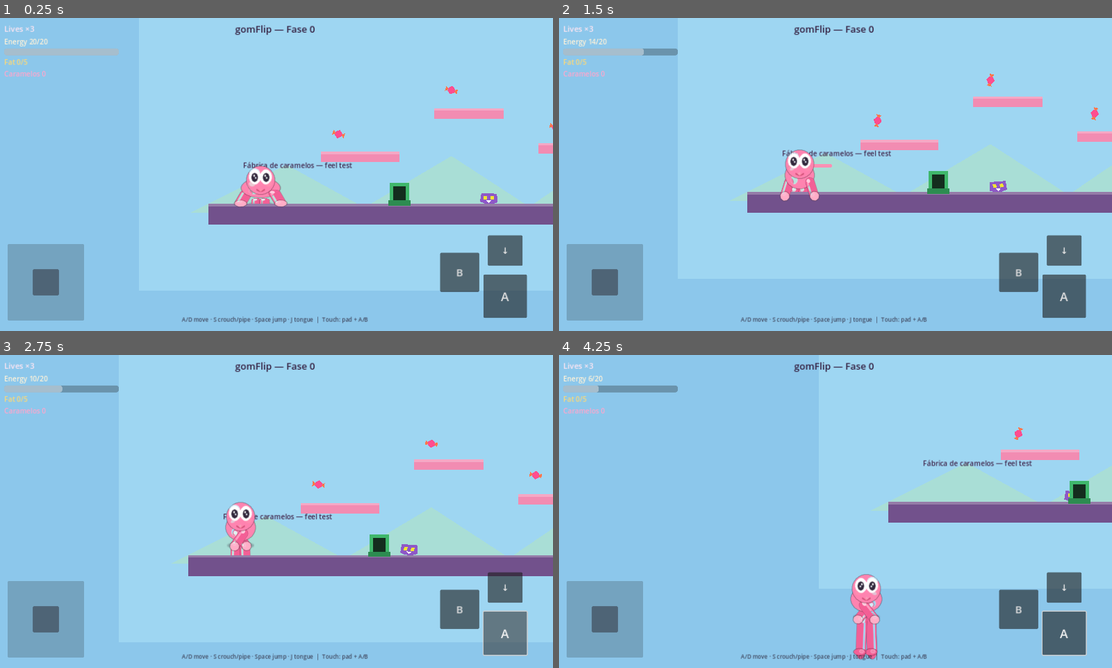
Above: before the commit, frames 1-4 (two rows, left to right).
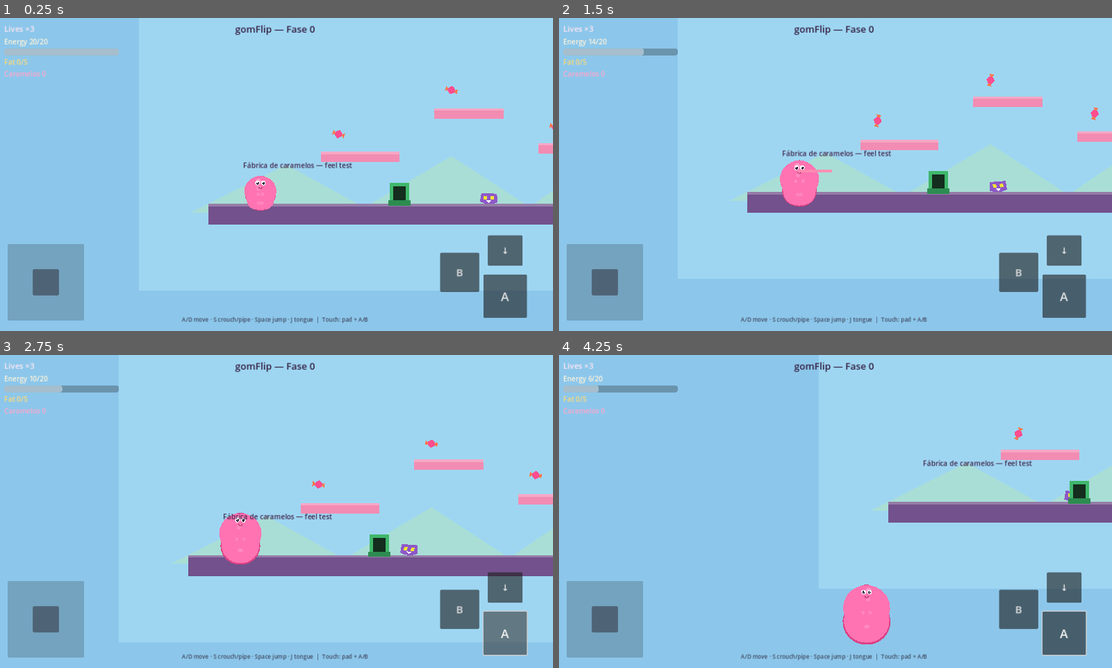
Above: after the commit, the same moments.

Repository: InversorIbex/plopflip
Game: Godot game, scene res://scenes/main.tscn
Two runs of this game, one before a commit and one after it. Both use one fixed random seed, a clock stepped at 60 frames per second and the inputs below.
Inputs (mouse positions are in pixels of both pictures, inside the frame that each line leads up to):
- Up to frame 1 (0.25 s): no input
- Up to frame 2 (1.5 s): drag from (835, 174) to (995, 83) at 0.52 s; drag from (724, 190) to (879, 121) at 1.27 s
- Up to frame 3 (2.75 s): click "A" at 2 s
- Up to frame 4 (4.25 s): move the mouse to (890, 442) at 2.77 s; hold A (move_left) 2.78-3.5 s; tap E (interact) at 2.85 s; tap Space (jump) at 3.05 s; drag from (807, 574) to (973, 480) at 3.52 s

The runs differ from the first frame. In frame 1, 0.7% of the frame differs, in the area x 42-53%, y 47-62%; in frame 2, 0.9%; in frame 3, 1.0%; in frame 4, 1.5%, in the area x 51-60%, y 70-98%.

Commit message:
Unify gummy into one deforming jelly silhouette
Replace separate capsule sprites with a continuous jelly body
driven by metaball envelopes (same-color fused fill). Limb stretch
springs still deform arm/leg lobes of the same mass.

Co-authored-by: Inversor_IBEX <InversorIbex@users.noreply.github.com>

Diff:
--- a/scenes/player/player.tscn
+++ b/scenes/player/player.tscn
@@ -1,13 +1,8 @@
-[gd_scene load_steps=12 format=3 uid="uid://gomflip_player"]
+[gd_scene load_steps=7 format=3 uid="uid://gomflip_player"]
 
 [ext_resource type="Script" path="res://scripts/player.gd" id="1_player"]
-[ext_resource type="Texture2D" path="res://assets/player/shadow.png" id="2_shadow"]
-[ext_resource type="Texture2D" path="res://assets/player/leg.png" id="3_leg"]
-[ext_resource type="Texture2D" path="res://assets/player/foot.png" id="4_foot"]
-[ext_resource type="Texture2D" path="res://assets/player/torso.png" id="5_torso"]
-[ext_resource type="Texture2D" path="res://assets/player/arm.png" id="6_arm"]
-[ext_resource type="Texture2D" path="res://assets/player/hand.png" id="7_hand"]
-[ext_resource type="Texture2D" path="res://assets/player/head.png" id="8_head"]
+[ext_resource type="Script" path="res://scripts/jelly_body.gd" id="2_jelly"]
+[ext_resource type="Texture2D" path="res://assets/player/shadow.png" id="3_shadow"]
 
 [sub_resource type="RectangleShape2D" id="RectStand"]
 size = Vector2(30, 56)
@@ -36,80 +31,13 @@
 [node name="Visual" type="Node2D" parent="."]
 
 [node name="Shadow" type="Sprite2D" parent="Visual"]
-z_index = -1
+z_index = -2
 position = Vector2(0, 2)
-texture = ExtResource("2_shadow")
+texture = ExtResource("3_shadow")
 
-[node name="Hip" type="Node2D" parent="Visual"]
-position = Vector2(0, -20)
-
-[node name="LegL" type="Node2D" parent="Visual/Hip"]
-position = Vector2(-8, 0)
-z_index = -1
-
-[node name="Limb" type="Sprite2D" parent="Visual/Hip/LegL"]
-centered = false
-offset = Vector2(-18, 0)
-texture = ExtResource("3_leg")
-
-[node name="Foot" type="Sprite2D" parent="Visual/Hip/LegL"]
-position = Vector2(2, 52)
-texture = ExtResource("4_foot")
-
-[node name="LegR" type="Node2D" parent="Visual/Hip"]
-position = Vector2(8, 0)
-z_index = -1
-
-[node name="Limb" type="Sprite2D" parent="Visual/Hip/LegR"]
-centered = false
-offset = Vector2(-18, 0)
-texture = ExtResource("3_leg")
-
-[node name="Foot" type="Sprite2D" parent="Visual/Hip/LegR"]
-position = Vector2(2, 52)
-texture = ExtResource("4_foot")
-
-[node name="Torso" type="Node2D" parent="Visual"]
-position = Vector2(0, -34)
-z_index = 1
-
-[node name="Body" type="Sprite2D" parent="Visual/Torso"]
-texture = ExtResource("5_torso")
-
-[node name="ArmL" type="Node2D" parent="Visual/Torso"]
-position = Vector2(-16, -2)
-rotation = 0.35
-z_index = -1
-
-[node name="Limb" type="Sprite2D" parent="Visual/Torso/ArmL"]
-centered = false
-offset = Vector2(-17, 0)
-texture = ExtResource("6_arm")
-
-[node name="Hand" type="Sprite2D" parent="Visual/Torso/ArmL"]
-position = Vector2(0, 46)
-texture = ExtResource("7_hand")
-
-[node name="ArmR" type="Node2D" parent="Visual/Torso"]
-position = Vector2(16, -2)
-rotation = -0.35
-z_index = 2
-
-[node name="Limb" type="Sprite2D" parent="Visual/Torso/ArmR"]
-centered = false
-offset = Vector2(-17, 0)
-texture = ExtResource("6_arm")
-
-[node name="Hand" type="Sprite2D" parent="Visual/Torso/ArmR"]
-position = Vector2(0, 46)
-texture = ExtResource("7_hand")
-
-[node name="Head" type="Node2D" parent="Visual/Torso"]
-position = Vector2(0, -22)
-z_index = 3
-
-[node name="Sprite" type="Sprite2D" parent="Visual/Torso/Head"]
-texture = ExtResource("8_head")
+[node name="JellyBody" type="Node2D" parent="Visual"]
+z_index = 0
+script = ExtResource("2_jelly")
 
 [node name="Tongue" type="Area2D" parent="."]
 position = Vector2(0, -48)
--- a/scripts/demo_capture.gd
+++ b/scripts/demo_capture.gd
@@ -37,15 +37,15 @@
 			# Wait until settled idle (not landing squash)
 			player.set_touch_axis(0.0)
 			if timer > 0.7 and player.is_on_floor() and float(player.leg_len) > 0.85:
-				_save("10_kawaii_idle")
+				_save("20_unified_idle")
 				_advance()
 			elif timer > 1.5:
-				_save("10_kawaii_idle")
+				_save("20_unified_idle")
 				_advance()
 		1:
 			player.set_touch_axis(1.0)
 			if timer > 1.0:
-				_save("11_kawaii_run")
+				_save("21_unified_run")
 				_advance()
 		2:
 			player.set_touch_axis(0.15)
@@ -55,10 +55,9 @@
 				player.press_jump()
 			var leg := float(player.leg_len)
 			if timer > 0.18 and not player.is_on_floor() and leg >= 1.2:
-				_save("12_kawaii_jump")
+				_save("22_unified_jump")
 				_advance()
 			elif timer > 0.85:
-				# High enough that long legs stay clearly off the ground
 				player.global_position = Vector2(240, -220)
 				player.velocity = Vector2(20, -180)
 				player.leg_len = 1.9
@@ -67,7 +66,7 @@
 				player.arm_len_vel = 0.0
 				player.torso_sy = 1.1
 				player.is_crouching = false
-				pending_shot = "12_kawaii_jump"
+				pending_shot = "22_unified_jump"
 		3:
 			player.set_touch_axis(0.35)
 			if timer > 1.0:
@@ -86,23 +85,23 @@
 			player.set_touch_down(true)
 			var leg := float(player.leg_len)
 			if timer > 0.6 and leg <= 0.65:
-				_save("13_kawaii_crouch")
+				_save("23_unified_crouch")
 				player.set_touch_down(false)
 				_advance()
 			elif timer > 1.4:
-				_save("13_kawaii_crouch")
+				_save("23_unified_crouch")
 				player.set_touch_down(false)
 				_advance()
 		5:
 			player.set_touch_axis(1.0)
 			if timer > 0.8:
 				player.press_tongue()
-				_save("14_kawaii_tongue")
+				_save("24_unified_tongue")
 				_advance()
 		6:
 			player.set_touch_axis(1.0)
 			if timer > 1.2:
-				_save("15_kawaii_stage")
+				_save("25_unified_stage")
 				_advance()
 		7:
 			print("DEMO: complete shots=", shots, " dir=", out_dir)
--- /dev/null
+++ b/scripts/jelly_body.gd
@@ -0,0 +1,156 @@
+extends Node2D
+## Unified jelly: overlapping same-color radial metaball envelopes (no part seams).
+
+@export var jelly_color := Color(1.0, 0.45, 0.7, 1.0)
+@export var jelly_deep := Color(0.86, 0.26, 0.52, 1.0)
+
+var head_c: Vector2 = Vector2(0, -52)
+var torso_c: Vector2 = Vector2(0, -34)
+var hip_c: Vector2 = Vector2(0, -20)
+var shoulder_l: Vector2 = Vector2(-14, -38)
+var shoulder_r: Vector2 = Vector2(14, -38)
+var hand_l: Vector2 = Vector2(-22, -10)
+var hand_r: Vector2 = Vector2(22, -10)
+var foot_l: Vector2 = Vector2(-8, 2)
+var foot_r: Vector2 = Vector2(8, 2)
+
+var head_r: float = 15.0
+var torso_rx: float = 12.0
+var torso_ry: float = 12.0
+var limb_r: float = 6.0
+var fat_w: float = 1.0
+
+var _disks_cache: Array = []
+
+
+func set_pose(
+	p_head: Vector2, p_torso: Vector2, p_hip: Vector2,
+	p_sh_l: Vector2, p_sh_r: Vector2,
+	p_hand_l: Vector2, p_hand_r: Vector2,
+	p_foot_l: Vector2, p_foot_r: Vector2,
+	p_head_r: float, p_torso_rx: float, p_torso_ry: float,
+	p_limb_r: float, p_fat: float
+) -> void:
+	head_c = p_head
+	torso_c = p_torso
+	hip_c = p_hip
+	shoulder_l = p_sh_l
+	shoulder_r = p_sh_r
+	hand_l = p_hand_l
+	hand_r = p_hand_r
+	foot_l = p_foot_l
+	foot_r = p_foot_r
+	head_r = p_head_r
+	torso_rx = p_torso_rx
+	torso_ry = p_torso_ry
+	limb_r = p_limb_r
+	fat_w = p_fat
+	_disks_cache = _build_disks()
+	queue_redraw()
+
+
+func _build_disks() -> Array:
+	var d: Array = []
+	var fw := fat_w
+	var hr := head_r * fw
+	var tr := maxf(torso_rx, torso_ry) * fw
+	var lr := limb_r * fw
+	d.append([head_c, hr])
+	d.append([torso_c, tr])
+	d.append([hip_c, 8.0 * fw])
+	_add_bone(d, head_c, torso_c, (hr + tr) * 0.4, 5)
+	_add_bone(d, torso_c, hip_c, 9.0 * fw, 5)
+	_add_bone(d, shoulder_l, hand_l, lr, 12)
+	_add_bone(d, shoulder_r, hand_r, lr, 12)
+	_add_bone(d, hip_c + Vector2(-6, 2), foot_l, lr * 1.05, 13)
+	_add_bone(d, hip_c + Vector2(6, 2), foot_r, lr * 1.05, 13)
+	d.append([hand_l, lr * 1.2])
+	d.append([hand_r, lr * 1.2])
+	d.append([foot_l, lr * 1.3])
+	d.append([foot_r, lr * 1.3])
+	return d
+
+
+func _add_bone(d: Array, a: Vector2, b: Vector2, radius: float, steps: int) -> void:
+	for i in range(steps + 1):
+		var t := float(i) / float(steps)
+		d.append([a.lerp(b, t), radius * (1.0 + 0.1 * sin(t * PI))])
+
+
+func _envelope(origin: Vector2, disks: Array, bins: int = 40) -> PackedVector2Array:
+	# Support-function envelope of disk union (star-shaped from origin)
+	var best: PackedFloat32Array
+	best.resize(bins)
+	for i in bins:
+		best[i] = 2.0
+	for disk in disks:
+		var c: Vector2 = disk[0]
+		var r: float = disk[1]
+		var to := c - origin
+		for i in bins:
+			var ang := TAU * float(i) / float(bins)
+			var dir := Vector2(cos(ang), sin(ang))
+			var s := to.dot(dir) + r
+			if s > best[i]:
+				best[i] = s
+	var pts := PackedVector2Array()
+	for i in bins:
+		var ang := TAU * float(i) / float(bins)
+		pts.append(origin + Vector2(cos(ang), sin(ang)) * best[i])
+	return pts
+
+
+func _draw() -> void:
+	if _disks_cache.is_empty():
+		_disks_cache = _build_disks()
+	var disks := _disks_cache
+	var deep := Color(jelly_deep.r, jelly_deep.g, jelly_deep.b, 1.0)
+	var fill := Color(jelly_color.r, jelly_color.g, jelly_color.b, 1.0)
+
+	# Multiple envelopes from key anchors, SAME opaque color → visually one fused mass
+	# Body+head+arms from torso; each leg from its own foot so crotch can exist via overlap
+	var body_e := _envelope(torso_c, disks, 44)
+	var leg_l_e := _envelope(foot_l.lerp(hip_c, 0.35), disks, 36)
+	var leg_r_e := _envelope(foot_r.lerp(hip_c, 0.35), disks, 36)
+	var arm_l_e := _envelope(hand_l.lerp(shoulder_l, 0.4), disks, 32)
+	var arm_r_e := _envelope(hand_r.lerp(shoulder_r, 0.4), disks, 32)
+
+	# Deep rim (slight inflate of body)
+	var rim := PackedVector2Array()
+	for p in body_e:
+		rim.append(torso_c + (p - torso_c) * 1.05)
+	draw_colored_polygon(rim, deep)
+	draw_colored_polygon(leg_l_e, deep)
+	draw_colored_polygon(leg_r_e, deep)
+
+	# Main gel fill — identical color erases seams where envelopes overlap
+	draw_colored_polygon(body_e, fill)
+	draw_colored_polygon(leg_l_e, fill)
+	draw_colored_polygon(leg_r_e, fill)
+	draw_colored_polygon(arm_l_e, fill)
+	draw_colored_polygon(arm_r_e, fill)
+
+	# Soft volume highlights (gradients of the same jelly)
+	draw_circle(head_c + Vector2(-4, -3), head_r * 0.42, Color(1, 1, 1, 0.32))
+	draw_circle(torso_c + Vector2(-3, -2), torso_rx * 0.4, Color(1, 0.88, 0.94, 0.2))
+	draw_circle(hand_l.lerp(shoulder_l, 0.45), limb_r * 0.7, Color(1, 1, 1, 0.14))
+	draw_circle(hand_r.lerp(shoulder_r, 0.45), limb_r * 0.7, Color(1, 1, 1, 0.14))
+	draw_circle(foot_l.lerp(hip_c, 0.4), limb_r * 0.75, Color(1, 1, 1, 0.12))
+	draw_circle(foot_r.lerp(hip_c, 0.4), limb_r * 0.75, Color(1, 1, 1, 0.12))
+
+	_draw_face()
+
+
+func _draw_face() -> void:
+	var c := head_c
+	draw_circle(c + Vector2(-7.5, 3), 2.7, Color(1.0, 0.55, 0.7, 0.45))
+	draw_circle(c + Vector2(7.5, 3), 2.7, Color(1.0, 0.55, 0.7, 0.45))
+	for side in [-1.0, 1.0]:
+		var e := c + Vector2(side * 5.6, -0.4)
+		draw_circle(e, 4.5, Color(1, 1, 1, 1))
+		draw_circle(e + Vector2(0.3, 0.5), 2.65, Color(0.18, 0.12, 0.22, 1))
+		draw_circle(e + Vector2(-1.35, -1.2), 1.2, Color(1, 1, 1, 1))
+		draw_circle(e + Vector2(1.0, 0.9), 0.6, Color(1, 1, 1, 0.8))
+	var smile_c := c + Vector2(0, 6.3)
+	draw_arc(smile_c, 3.5, deg_to_rad(28), deg_to_rad(152), 10, Color(0.75, 0.25, 0.45, 1), 1.5, true)
+	draw_circle(smile_c + Vector2(0, 2.1), 1.2, Color(1.0, 0.55, 0.7, 0.9))
--- a/scripts/player.gd
+++ b/scripts/player.gd
@@ -1,5 +1,5 @@
 extends CharacterBody2D
-## Stretchy biped gummy — limbs lengthen/shorten (GDD §2, §8.4).
+## Stretchy unified jelly — continuous silhouette, limb length springs (GDD §2, §8.4).
 
 const SPEED := 220.0
 const JUMP_VELOCITY := -420.0
@@ -12,29 +12,14 @@
 const INVULN_TIME := 1.0
 
 @onready var visual: Node2D = $Visual
-@onready var hip: Node2D = $Visual/Hip
-@onready var torso: Node2D = $Visual/Torso
-@onready var head: Node2D = $Visual/Torso/Head
-@onready var leg_l: Node2D = $Visual/Hip/LegL
-@onready var leg_r: Node2D = $Visual/Hip/LegR
-@onready var arm_l: Node2D = $Visual/Torso/ArmL
-@onready var arm_r: Node2D = $Visual/Torso/ArmR
-@onready var foot_l: Node2D = $Visual/Hip/LegL/Foot
-@onready var foot_r: Node2D = $Visual/Hip/LegR/Foot
-@onready var hand_l: Node2D = $Visual/Torso/ArmL/Hand
-@onready var hand_r: Node2D = $Visual/Torso/ArmR/Hand
+@onready var jelly: Node2D = $Visual/JellyBody
 @onready var body_shape: CollisionShape2D = $CollisionShape2D
 @onready var crouch_shape: CollisionShape2D = $CrouchShape
 @onready var tongue: Area2D = $Tongue
 @onready var tongue_visual: Line2D = $Tongue/TongueLine
 @onready var tongue_tip: CollisionShape2D = $Tongue/Tip
 
-const LEG_REST_LEN := 52.0
-const ARM_REST_LEN := 46.0
-const HIP_BASE_Y := -20.0
-const TORSO_BASE_Y := -34.0
-const HEAD_BASE_Y := -22.0
-const VISUAL_SIZE := 1.15
+const VISUAL_SIZE := 1.2
 
 var facing: float = 1.0
 var coyote_timer: float = 0.0
@@ -48,7 +33,7 @@
 var land_squash: float = 0.0
 var run_phase: float = 0.0
 
-## Limb springs (length scale along local Y). 1.0 = rest length.
+## Limb springs (length scale). 1.0 = rest.
 var leg_len: float = 1.0
 var leg_len_vel: float = 0.0
 var arm_len: float = 1.0
@@ -58,8 +43,11 @@
 var torso_sx: float = 1.0
 var torso_sx_vel: float = 0.0
 var hip_y_offset: float = 0.0
-
-## Virtual / touch overrides from HUD
+var arm_swing: float = 0.0
+var leg_swing: float = 0.0
+var leg_l_y: float = 1.0
+var leg_r_y: float = 1.0
+
 var touch_axis: float = 0.0
 var touch_down: bool = false
 var touch_jump_pressed: bool = false
@@ -154,23 +142,19 @@
 	if _jump_just():
 		jump_buffer_timer = JUMP_BUFFER
 	touch_jump_pressed = false
-
 	if jump_buffer_timer <= 0.0:
 		return
-
 	if coyote_timer > 0.0 and not is_crouching:
 		if GameState.spend_energy(GameState.COST_JUMP):
 			velocity.y = JUMP_VELOCITY * GameState.jump_mult()
 			coyote_timer = 0.0
 			jump_buffer_timer = 0.0
 			can_double_jump = true
-			# Prep compress then air stretch impulse on legs
 			leg_len = 0.55
 			leg_len_vel = 4.5
 			torso_sy = 0.85
 			torso_sx = 1.2
 		return
-
 	if can_double_jump and not is_on_floor() and not GameState.is_low_energy():
 		if GameState.spend_energy(GameState.COST_DOUBLE_JUMP):
 			velocity.y = DOUBLE_JUMP_VELOCITY * GameState.jump_mult()
@@ -196,7 +180,6 @@
 		if tongue_timer <= 0.0:
 			_end_tongue()
 		return
-
 	if _tongue_just():
 		touch_tongue_pressed = false
 		if GameState.spend_energy(GameState.COST_TONGUE):
@@ -232,30 +215,26 @@
 	var target_torso_y := 1.0
 	var target_torso_x := 1.0
 	var target_hip_y := 0.0
-	var arm_swing := 0.0
-	var leg_swing := 0.0
+	arm_swing = 0.0
+	leg_swing = 0.0
 
 	if is_crouching:
-		# Short thick legs, readable head/torso still person-shaped
-		target_leg = 0.45
-		target_arm = 0.8
-		target_torso_y = 0.88
-		target_torso_x = 1.18
-		target_hip_y = 8.0
-		arm_swing = 0.7
+		target_leg = 0.42
+		target_arm = 0.78
+		target_torso_y = 0.86
+		target_torso_x = 1.2
+		target_hip_y = 10.0
+		arm_swing = 0.75
 	elif not is_on_floor():
-		# Air: legs clearly elongate (jump up + long fall)
 		var up := clampf(-velocity.y / 380.0, 0.0, 1.0)
 		var fall := clampf(velocity.y / 480.0, 0.0, 1.0)
 		target_leg = 1.05 + up * 0.95 + fall * 0.7
 		target_arm = 1.0 + up * 0.55 + fall * 0.2
 		target_torso_y = 1.0 + up * 0.18 - fall * 0.06
 		target_torso_x = 1.0 - up * 0.1 + fall * 0.06
-		# Arms lift / reach; keep angle readable (not full T-pose)
-		arm_swing = -0.9 - up * 0.25
+		arm_swing = -0.85 - up * 0.25
 		leg_swing = 0.12
 	else:
-		# Ground: run stride lengthens trailing / leading legs alternately
 		var moving := absf(velocity.x) > 20.0
 		if moving:
 			var stride := sin(run_phase)
@@ -264,7 +243,6 @@
 			target_leg = 1.0 + absf(stride) * 0.22
 			target_arm = 1.0 + absf(stride) * 0.12
 			target_torso_y = 1.0 - absf(stride) * 0.04
-		# Landing squash compresses legs hard
 		if land_squash > 0.05:
 			target_leg = lerpf(target_leg, 0.45, land_squash)
 			target_torso_y = lerpf(target_torso_y, 0.78, land_squash)
@@ -274,71 +252,84 @@
 	var leg_s := _spring_toward(leg_len, leg_len_vel, target_leg, 95.0, 12.0, delta)
 	leg_len = clampf(leg_s.x, 0.28, 2.0)
 	leg_len_vel = leg_s.y
-
 	var arm_s := _spring_toward(arm_len, arm_len_vel, target_arm, 80.0, 11.0, delta)
 	arm_len = clampf(arm_s.x, 0.45, 1.65)
 	arm_len_vel = arm_s.y
-
 	var ty := _spring_toward(torso_sy, torso_sy_vel, target_torso_y, 65.0, 11.0, delta)
 	torso_sy = clampf(ty.x, 0.55, 1.4)
 	torso_sy_vel = ty.y
-
 	var tx := _spring_toward(torso_sx, torso_sx_vel, target_torso_x, 65.0, 11.0, delta)
 	torso_sx = clampf(tx.x, 0.7, 1.45)
 	torso_sx_vel = tx.y
-
 	hip_y_offset = move_toward(hip_y_offset, target_hip_y, delta * 80.0)
 
-	# Facing / fat width on root only (limbs stretch separately)
-	var fat_w := GameState.width_mult()
-	visual.scale = Vector2(facing * fat_w * VISUAL_SIZE, VISUAL_SIZE)
-
-	# Hip drops when legs compress so feet stay planted
-	hip.position = Vector2(0, HIP_BASE_Y + hip_y_offset)
-	torso.position = Vector2(0, TORSO_BASE_Y + hip_y_offset * 0.35)
-	torso.scale = Vector2(torso_sx, torso_sy)
-	# Keep head round (counter torso squash) for kawaii face readability
-	head.scale = Vector2(1.0 / maxf(torso_sx, 0.01), 1.0 / maxf(torso_sy, 0.01))
-	head.position = Vector2(0, HEAD_BASE_Y)
-
-	# Legs: length via scale.y; opposite swing when running
-	var leg_l_y := leg_len
-	var leg_r_y := leg_len
+	leg_l_y = leg_len
+	leg_r_y = leg_len
 	if is_on_floor() and not is_crouching and absf(velocity.x) > 20.0:
 		var stride := sin(run_phase)
 		leg_l_y = clampf(leg_len * (1.0 + stride * 0.38), 0.35, 2.0)
 		leg_r_y = clampf(leg_len * (1.0 - stride * 0.38), 0.35, 2.0)
-		leg_l.rotation = leg_swing
-		leg_r.rotation = -leg_swing
-	elif is_crouching:
-		leg_l.rotation = 0.4
-		leg_r.rotation = -0.4
+
+	var fat_w := GameState.width_mult()
+	visual.scale = Vector2(facing * fat_w * VISUAL_SIZE, VISUAL_SIZE)
+	_push_jelly_pose(fat_w)
+	_apply_fat_width()
+
+
+func _push_jelly_pose(fat_w: float) -> void:
+	# Rest proportions in Visual local space (feet ~ y=0)
+	var hip := Vector2(0, -16 + hip_y_offset)
+	var torso := Vector2(0, -30 + hip_y_offset * 0.35)
+	var head := Vector2(0, torso.y - 16.0 * torso_sy)
+
+	var sh_l := torso + Vector2(-11.0 * torso_sx, -1.0)
+	var sh_r := torso + Vector2(11.0 * torso_sx, -1.0)
+	# Long thin limbs so metaball grows clear arm/leg lobes of the same mass
+	var arm_rest := 38.0
+	var leg_rest := 34.0
+
+	# Angles from down (+Y); strong outward bias for arm lobes
+	var arm_ang_l := 1.05 + arm_swing
+	var arm_ang_r := -1.05 - arm_swing
+	var hand_l := sh_l + Vector2(sin(arm_ang_l), cos(arm_ang_l)) * arm_rest * arm_len
+	var hand_r := sh_r + Vector2(sin(arm_ang_r), cos(arm_ang_r)) * arm_rest * arm_len
+
+	var hip_l := hip + Vector2(-5, 1)
+	var hip_r := hip + Vector2(5, 1)
+	var leg_ang_l := 0.0
+	var leg_ang_r := 0.0
+	if is_crouching:
+		leg_ang_l = 0.55
+		leg_ang_r = -0.55
+	elif is_on_floor() and absf(velocity.x) > 20.0:
+		leg_ang_l = leg_swing
+		leg_ang_r = -leg_swing
 	else:
-		leg_l.rotation = move_toward(leg_l.rotation, leg_swing * 0.3, delta * 8.0)
-		leg_r.rotation = move_toward(leg_r.rotation, -leg_swing * 0.3, delta * 8.0)
-
-	leg_l.scale = Vector2(1.0, leg_l_y)
-	leg_r.scale = Vector2(1.0, leg_r_y)
-	# Soft feet stay round while limbs stretch
-	foot_l.scale = Vector2(1.0, 1.0 / maxf(leg_l_y, 0.01))
-	foot_r.scale = Vector2(1.0, 1.0 / maxf(leg_r_y, 0.01))
-	foot_l.position = Vector2(2, LEG_REST_LEN)
-	foot_r.position = Vector2(2, LEG_REST_LEN)
-
-	# Arms: swing + lengthen
-	arm_l.scale = Vector2(1.0, arm_len)
-	arm_r.scale = Vector2(1.0, arm_len)
-	arm_l.rotation = 0.3 + arm_swing
-	arm_r.rotation = -0.3 - arm_swing
-	hand_l.scale = Vector2(1.0, 1.0 / maxf(arm_len, 0.01))
-	hand_r.scale = Vector2(1.0, 1.0 / maxf(arm_len, 0.01))
-	hand_l.position = Vector2(0, ARM_REST_LEN)
-	hand_r.position = Vector2(0, ARM_REST_LEN)
-
-	# Tongue follows mouth
-	tongue.position = Vector2(0, torso.position.y + head.position.y * torso.scale.y - 4.0)
-
-	_apply_fat_width()
+		leg_ang_l = leg_swing * 0.2
+		leg_ang_r = -leg_swing * 0.2
+
+	var foot_l := hip_l + Vector2(sin(leg_ang_l), cos(leg_ang_l)) * leg_rest * leg_l_y
+	var foot_r := hip_r + Vector2(sin(leg_ang_r), cos(leg_ang_r)) * leg_rest * leg_r_y
+
+	if jelly and jelly.has_method("set_pose"):
+		jelly.set_pose(
+			head,
+			torso,
+			hip,
+			sh_l,
+			sh_r,
+			hand_l,
+			hand_r,
+			foot_l,
+			foot_r,
+			13.5,
+			10.0 * torso_sx,
+			10.0 * torso_sy,
+			4.6,
+			1.0
+		)
+
+	tongue.position = Vector2(0, head.y - 2.0)
 
 
 func _apply_fat_width() -> void:
Binary file added: assets/player/soft_blob.png
Not shown, added: assets/player/soft_blob.png.import
